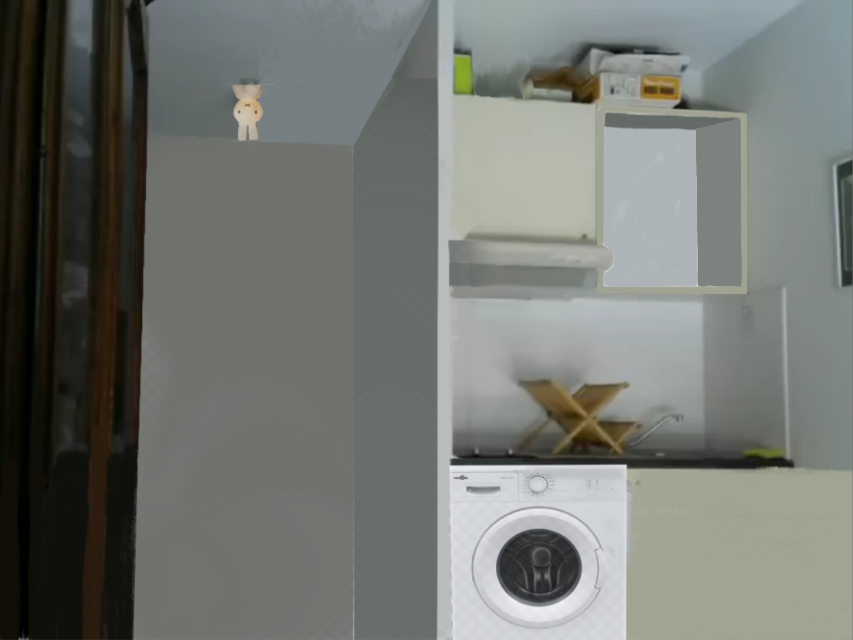
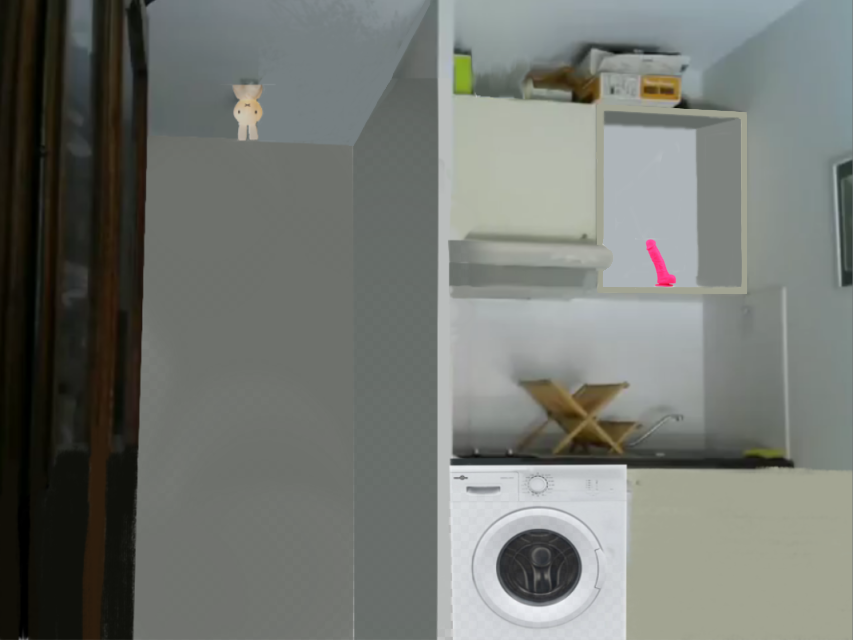
The second w=853, h=640 image is a revision of the first. Changes to its layers:
added layer "Godmichet" above "background.png" over [635, 238, 688, 289]
painted on "background.png" over [596, 104, 747, 289]
